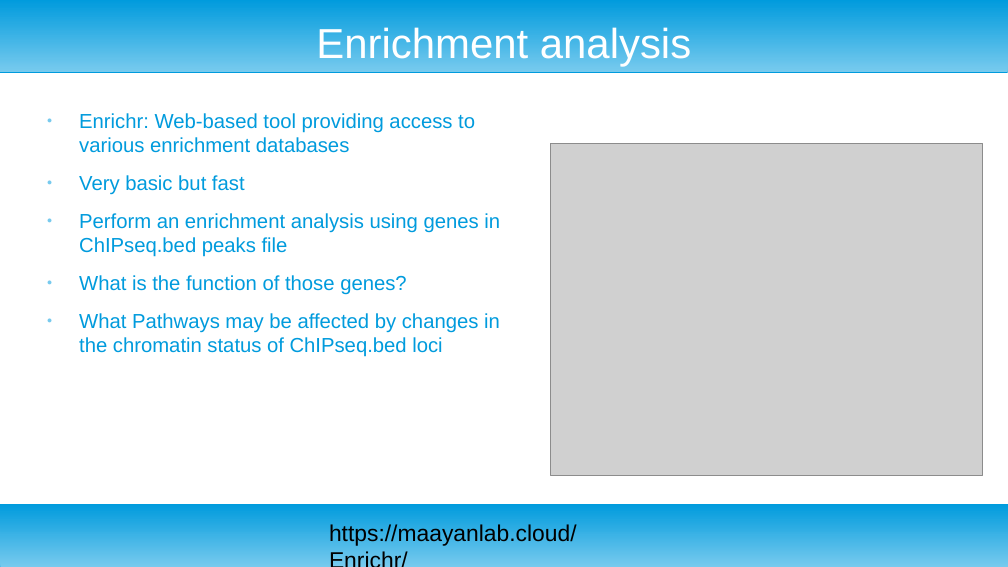
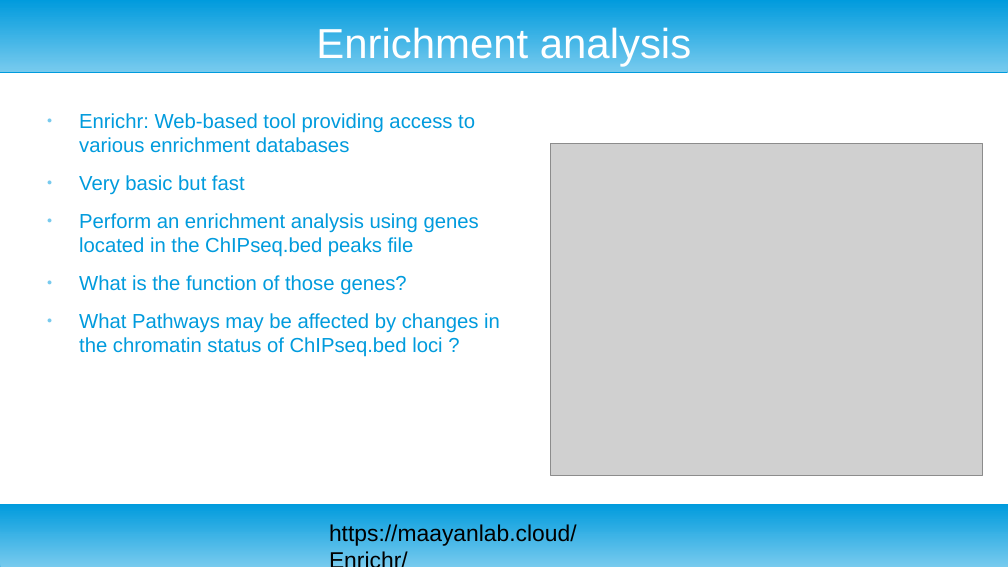
Before and after one commit to ngualand/Introduction_to_bioinformatics, a slide deck: slide 17 of Slides/Mapping files and common genomic arithmetics.odp. Drawn at 1008x567 pixels with LibreOffice and Linux fonts; fonts in the diff are those of the drawing; grey boxes stand for pictures. Boxes give left, top, right and bottom in pixels: in the first picture for what was removed or moved away, otherwise in the second. Text is boxed around its words. In the diff, an @@ line names an element or a change of style, - is before the commit and + after.

```diff
--- a/Slides/Mapping files and common genomic arithmetics.odp
+++ b/Slides/Mapping files and common genomic arithmetics.odp
@@ text at bbox=[79, 213, 479, 257]: text changed @@
-● Perform an enrichment analysis using genes in ChIPseq.bed peaks file
+● Perform an enrichment analysis using genes located in the ChIPseq.bed peaks file
@@ text at bbox=[79, 313, 500, 357]: text changed @@
-● What Pathways may be affected by changes in the chromatin status of ChIPseq.bed loci
+● What Pathways may be affected by changes in the chromatin status of ChIPseq.bed loci ?
```
Also in this commit, not shown: 7 other slides changed, 3 other files.
